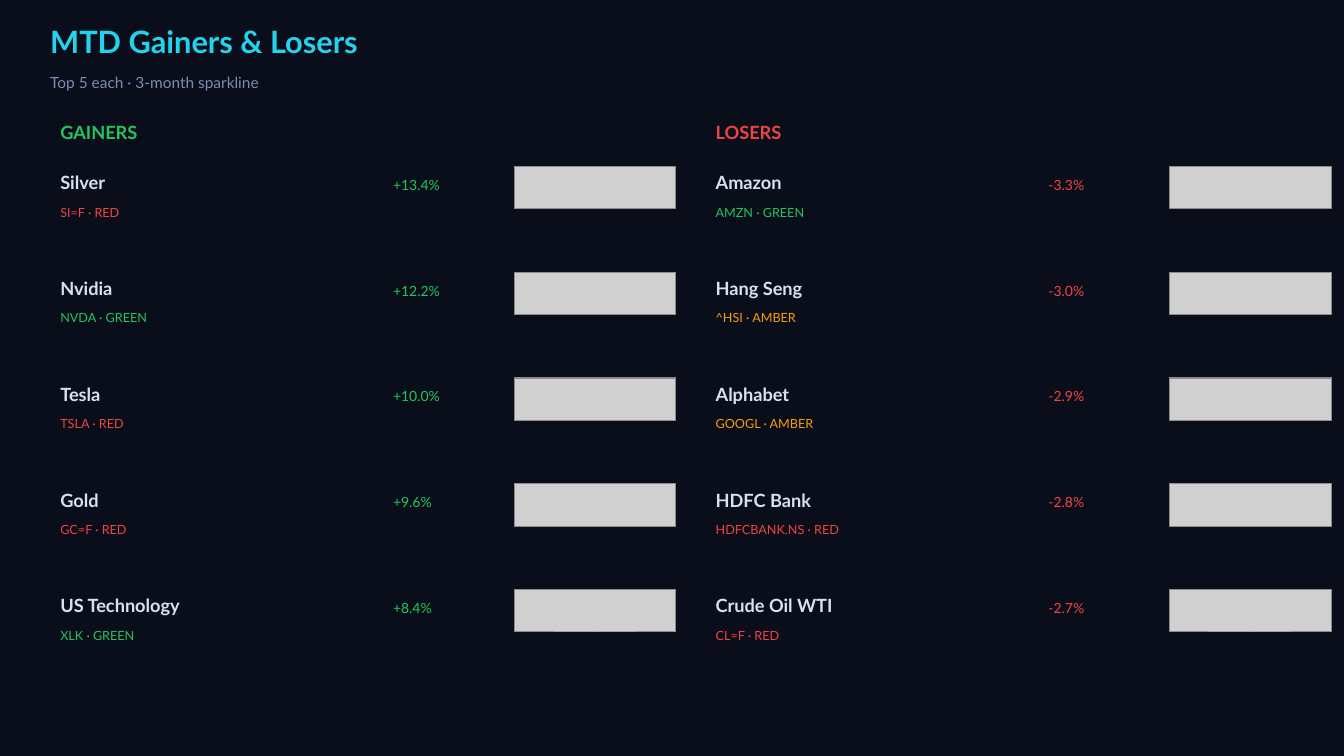
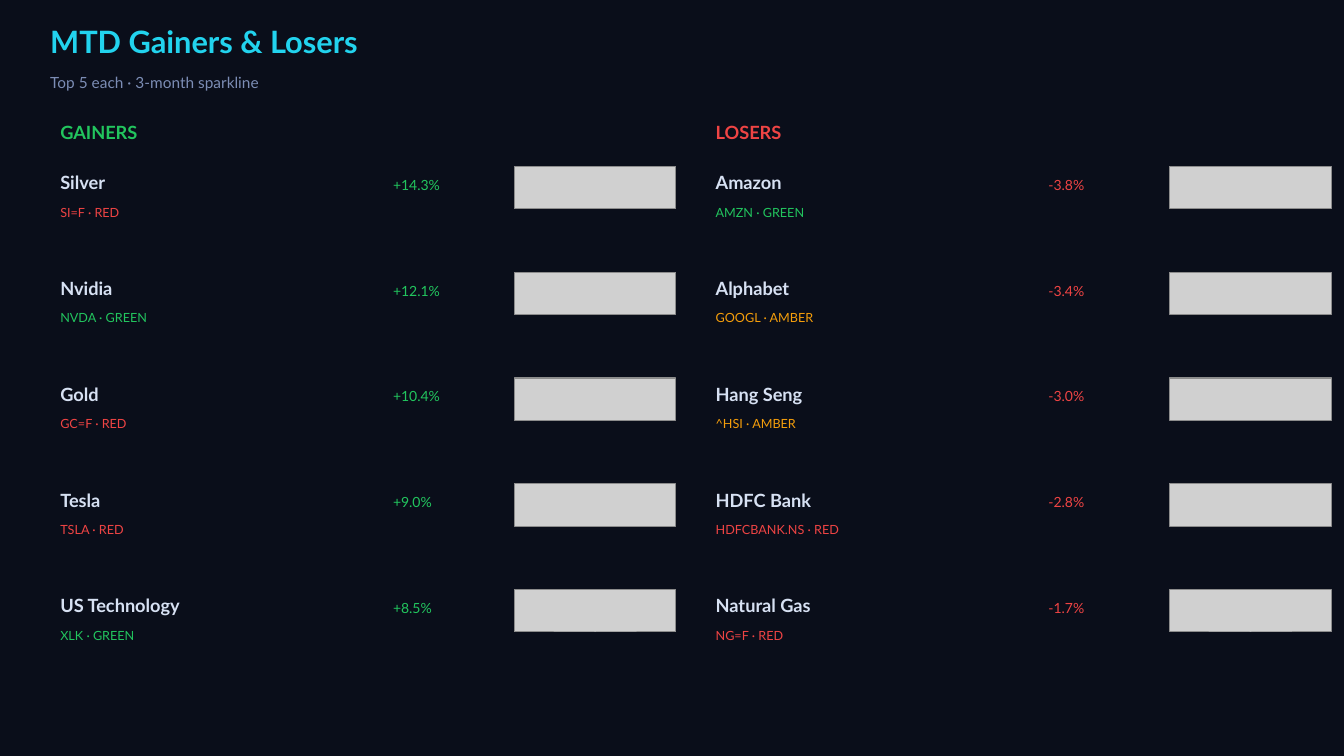
Before and after one commit to Pravkum23/pmr-terminal, a slide deck: slide 2 of docs/pmr_daily.pptx. Drawn at 1344x756 pixels with LibreOffice and Linux fonts; fonts in the diff are those of the drawing; grey boxes stand for pictures. Boxes give left, top, right and bottom in pixels: in the first picture for what was removed or moved away, otherwise in the second. Text is boxed around its words. In the diff, an @@ line names an element or a change of style, - is before the commit and + after.

```diff
--- a/docs/pmr_daily.pptx
+++ b/docs/pmr_daily.pptx
@@ text at [393, 180, 440, 190]: text changed @@
-+13.4%
++14.3%
@@ text at [1048, 180, 1084, 190]: text changed @@
--3.3%
+-3.8%
@@ text at [393, 286, 440, 296]: text changed @@
-+12.2%
++12.1%
@@ text "Alphabet": place and size @@
-text "Alphabet" at [716, 387, 790, 404]
+text "Alphabet" at [716, 281, 790, 298]
@@ text at [1048, 286, 1084, 296]: text changed @@
--3.0%
+-3.4%
@@ text at [716, 313, 814, 322]: text changed @@
-^HSI · AMBER
+GOOGL · AMBER
@@ text "Gold": place and size @@
-text "Gold" at [60, 493, 98, 507]
+text "Gold" at [60, 387, 98, 401]
@@ text "Hang Seng": place and size @@
-text "Hang Seng" at [716, 281, 803, 299]
+text "Hang Seng" at [716, 387, 803, 405]
@@ text at [60, 419, 127, 428]: text changed @@
-TSLA · RED
+GC=F · RED
@@ text at [393, 391, 440, 401]: text changed @@
-+10.0%
++10.4%
@@ text at [716, 419, 796, 428]: text changed @@
-GOOGL · AMBER
+^HSI · AMBER
@@ text at [1048, 391, 1084, 401]: text changed @@
--2.9%
+-3.0%
@@ text "Tesla": place and size @@
-text "Tesla" at [60, 387, 100, 401]
+text "Tesla" at [60, 493, 100, 507]
@@ text at [393, 497, 432, 507]: text changed @@
-+9.6%
++9.0%
@@ text at [60, 525, 124, 534]: text changed @@
-GC=F · RED
+TSLA · RED
@@ text at [716, 598, 810, 612]: text changed @@
-Crude Oil WTI
+Natural Gas
@@ text at [393, 603, 432, 613]: text changed @@
-+8.4%
++8.5%
@@ text at [1048, 603, 1084, 613]: text changed @@
--2.7%
+-1.7%
@@ text at [716, 631, 783, 640]: text changed @@
-CL=F · RED
+NG=F · RED
```
Also in this commit, not shown: 3 other slides changed, 2 other files.
